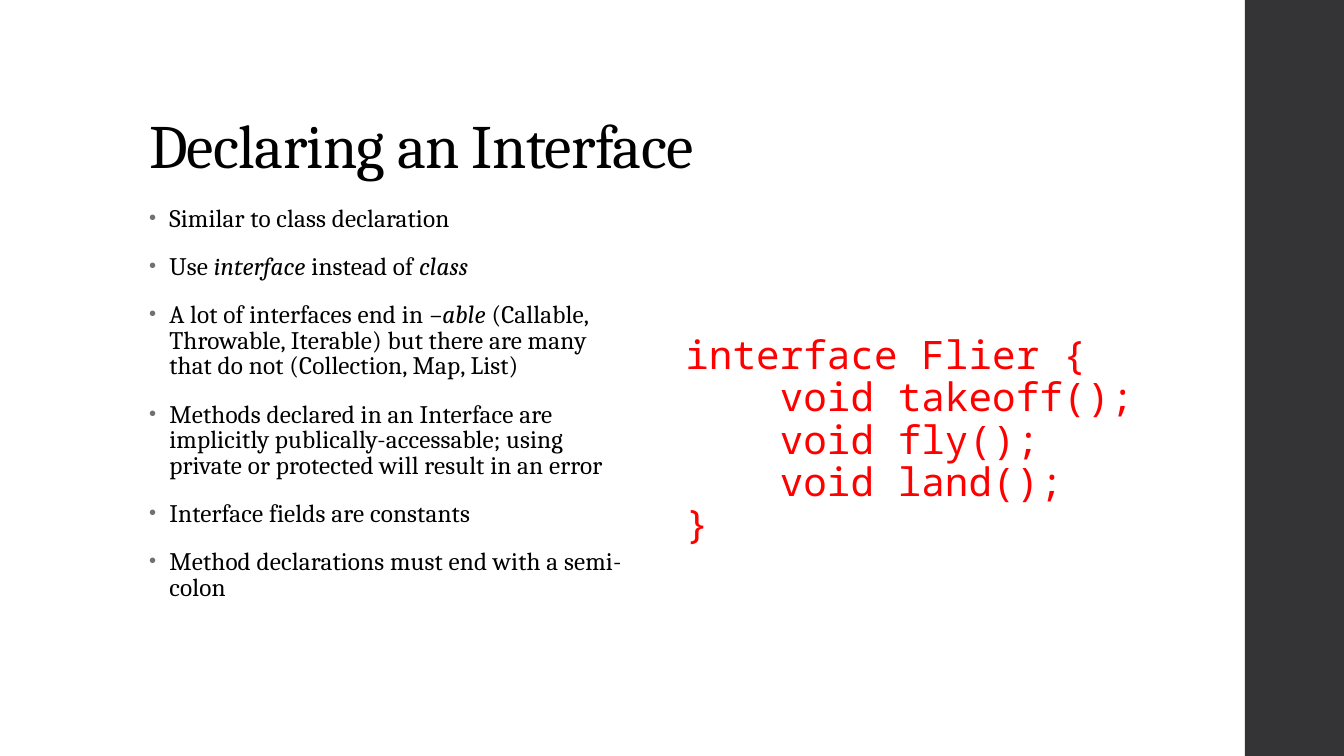
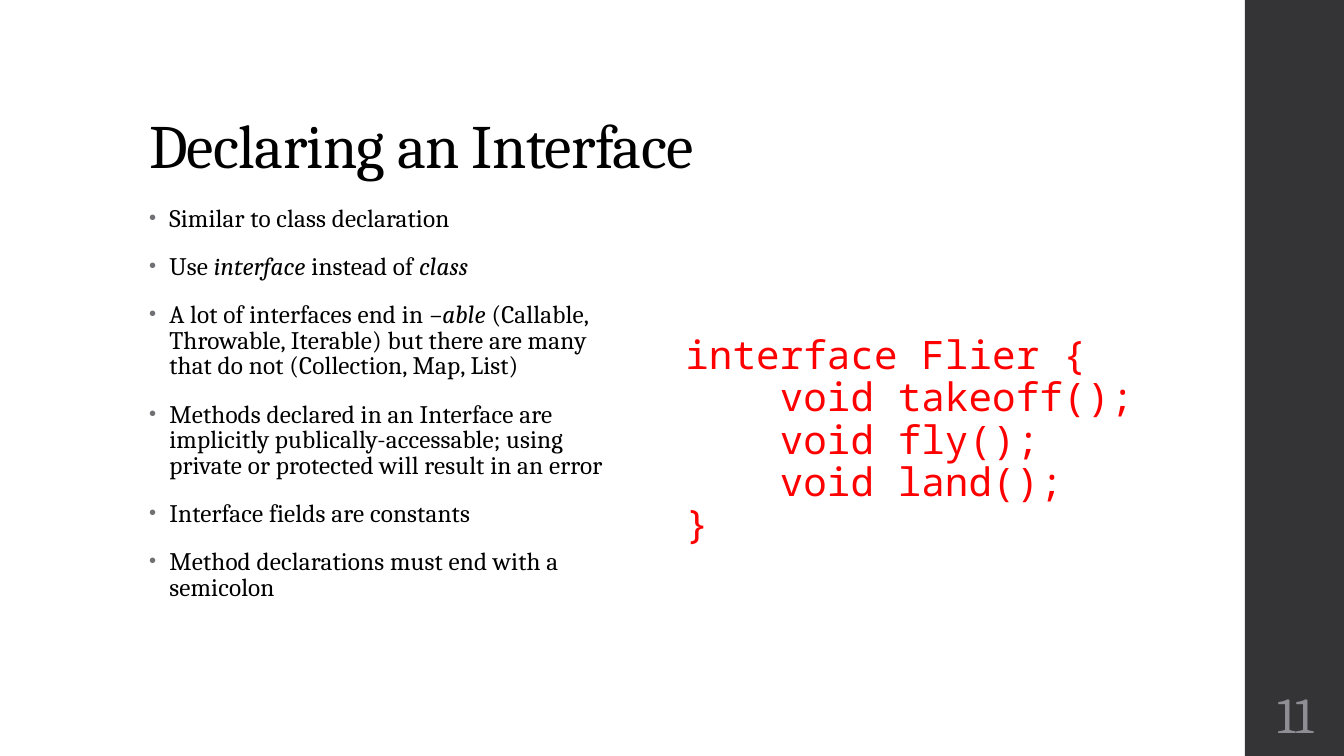
Before and after one commit to zarthur/CSCC-Fundamentals-Android-Notes, a slide deck: slide 11 of week_09_10/week_09_10.pptx. Drawn at 1344x756 pixels with LibreOffice and Linux fonts; fonts in the diff are those of the drawing. Boxes give left, top, right and bottom in pixels: in the first picture for what was removed or moved away, otherwise in the second. Text is boxed around its words. In the diff, an @@ line names an element or a change of style, - is before the commit and + after.

Commit message:
week 9,10: fix typo in slides

```diff
--- a/week_09_10/week_09_10.pptx
+++ b/week_09_10/week_09_10.pptx
@@ text at (x1=169, y1=552, x2=558, y2=596): text changed @@
-• Method declarations must end with a semi-colon
+• Method declarations must end with a semicolon
@@ page number added at (x1=1277, y1=699, x2=1313, y2=733), 36 pt, text #8E8E94 @@
+11
```
Also in this commit, not shown: 17 other slides changed.
